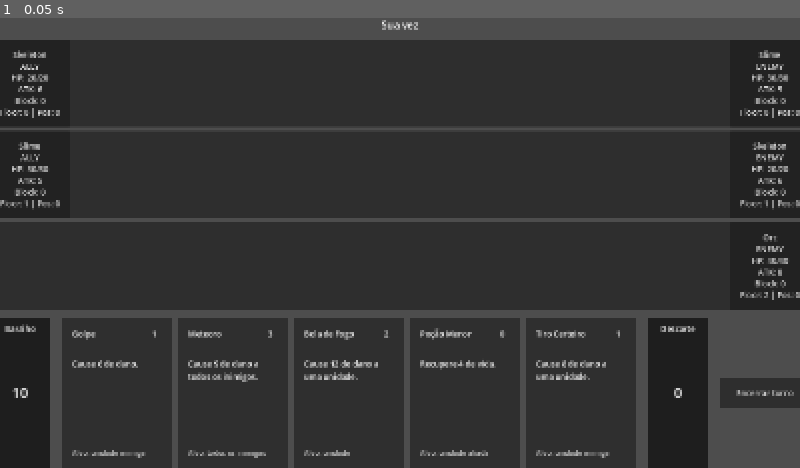
Above: before the commit, frame 1.
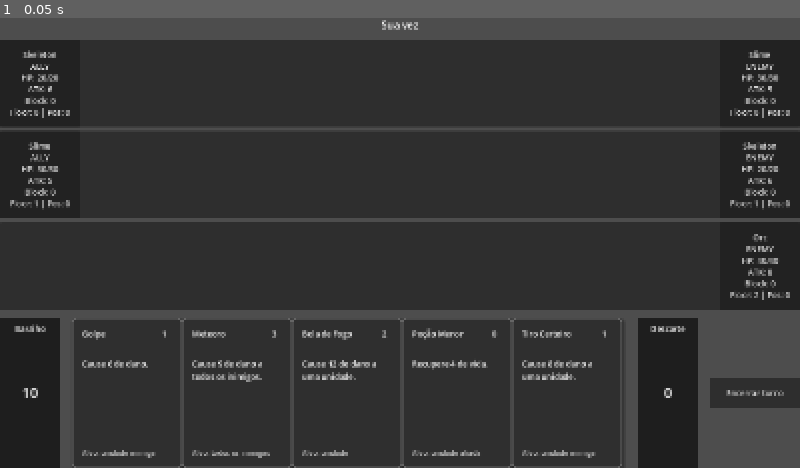
Above: after the commit, the same moment.

Repository: felippe-miguel/be-card
Game: Godot game, scene res://scenes/game.tscn
The game is run twice, just before and just after one commit, with the same random seed, the same clock (stepped at 60 frames per second) and the same inputs.
Inputs:
- Up to frame 1 (0.05 s): no input

The runs differ from the first frame. In frame 1, 7.4% of the frame differs, in the area x 0-100%, y 7-100%.

Commit message:
feat(cartas): limita mao a 7 cartas e organiza layout em leque
Deck.MAX_HAND_SIZE = 7: comprar alem disso nao faz nada, a carta fica
na pilha de compra ate haver espaco na mao.

Cards deixa de ser HBoxContainer (que empurrava cartas pra fora da
tela) e vira um Control simples, posicionado manualmente por
Game.layout_hand(): cartas se espalham da esquerda pra direita e
passam a se sobrepor conforme a mao cresce, sempre cabendo dentro da
area reservada. A carta root do card.tscn ganhou tamanho fixo (era
esticada por ancora, resquicio de um layout antigo) para permitir esse
posicionamento absoluto.

Card ganha borda e sombra leve (StyleBoxFlat num Panel no lugar do
ColorRect de fundo) para diferenciar cartas sobrepostas mesmo sem
interacao. Hover anima escala/posicao (tween curto) e troca a borda
para um destaque dourado sutil. A ordem de empilhamento e controlada
por Game via um contador crescente (next_hand_z_index): cada carta
passada o mouse recebe o maior z_index da mao no momento, entao a
ultima carta hovered permanece por cima mesmo apos o mouse sair dela,
ate a mao ser reconstruida (compra/descarte) ou outra carta ser
hovered. Card.hovered sinaliza isso para Game; Card nao conhece o
z_index de nenhuma outra carta.

Diff:
--- a/scenes/card.tscn
+++ b/scenes/card.tscn
@@ -5,16 +5,11 @@
 [node name="Card" type="Control" unique_id=963816908]
 custom_minimum_size = Vector2(220, 300)
 layout_mode = 3
-anchors_preset = 15
-anchor_right = 1.0
-anchor_bottom = 1.0
-offset_right = -932.0
-offset_bottom = -348.0
-grow_horizontal = 2
-grow_vertical = 2
+offset_right = 220.0
+offset_bottom = 300.0
 script = ExtResource("1_d81rb")
 
-[node name="Background" type="ColorRect" parent="." unique_id=378276793]
+[node name="Background" type="Panel" parent="." unique_id=378276793]
 layout_mode = 1
 anchors_preset = 15
 anchor_right = 1.0
@@ -22,7 +17,6 @@
 grow_horizontal = 2
 grow_vertical = 2
 mouse_filter = 2
-color = Color(0.18359044, 0.18359044, 0.18359044, 1)
 
 [node name="NameLabel" type="Label" parent="." unique_id=918435844]
 layout_mode = 1
--- a/scenes/game.tscn
+++ b/scenes/game.tscn
@@ -58,10 +58,10 @@
 [node name="DeckPileView" parent="Layout/BottomBar" unique_id=300111555 instance=ExtResource("3_pile")]
 layout_mode = 2
 
-[node name="Cards" type="HBoxContainer" parent="Layout/BottomBar" unique_id=856220962]
+[node name="Cards" type="Control" parent="Layout/BottomBar" unique_id=856220962]
+custom_minimum_size = Vector2(0, 300)
 layout_mode = 2
 size_flags_horizontal = 3
-theme_override_constants/separation = 12
 
 [node name="DiscardPileView" parent="Layout/BottomBar" unique_id=300111666 instance=ExtResource("3_pile")]
 layout_mode = 2
--- a/scripts/card.gd
+++ b/scripts/card.gd
@@ -1,6 +1,19 @@
 class_name Card
 extends Control
 
+## Ajuste visual de hover: a carta sob o mouse cresce um pouco, sobe um
+## pouco e ganha um contorno mais claro. A borda/sombra normal já ajuda a
+## perceber a ordem de empilhamento mesmo sem hover.
+const HOVER_SCALE = 1.12
+const HOVER_LIFT = 24.0
+const HOVER_ANIMATION_DURATION = 0.1
+
+const BACKGROUND_COLOR = Color(0.18359044, 0.18359044, 0.18359044, 1)
+const BORDER_COLOR = Color(0.4, 0.4, 0.4, 1)
+const HOVER_BORDER_COLOR = Color(0.95, 0.85, 0.55, 0.9)
+const SHADOW_COLOR = Color(0, 0, 0, 0.3)
+
+@onready var background: Panel = $Background
 @onready var name_label: Label = $NameLabel
 @onready var description_label: Label = $DescriptionLabel
 @onready var cost_label: Label = $CostLabel
@@ -8,7 +21,43 @@
 
 var data: CardData
 
+## Posição de repouso na mão, definida por quem organiza a mão
+## (Game.layout_hand()). O hover anima a partir/para esse valor.
+var rest_position: Vector2 = Vector2.ZERO
+
+var normal_style: StyleBoxFlat
+var hover_style: StyleBoxFlat
+
+var hover_tween: Tween
+
+## Emitido ao entrar o mouse, para quem organiza a mão decidir a ordem de
+## empilhamento (ver Game._on_card_hovered()) — a carta em si não sabe
+## z-index de nenhuma outra carta.
+signal hovered(card: Card)
 signal played(card: Card)
+
+func _ready() -> void:
+	pivot_offset = size / 2.0
+
+	normal_style = build_style(BORDER_COLOR, 2)
+	hover_style = build_style(HOVER_BORDER_COLOR, 3)
+	background.add_theme_stylebox_override("panel", normal_style)
+
+	mouse_entered.connect(_on_mouse_entered)
+	mouse_exited.connect(_on_mouse_exited)
+
+func build_style(border_color: Color, border_width: int) -> StyleBoxFlat:
+	var style = StyleBoxFlat.new()
+
+	style.bg_color = BACKGROUND_COLOR
+	style.set_border_width_all(border_width)
+	style.border_color = border_color
+	style.set_corner_radius_all(8)
+	style.shadow_color = SHADOW_COLOR
+	style.shadow_size = 6
+	style.shadow_offset = Vector2(3, 4)
+
+	return style
 
 func setup(card_data: CardData) -> void:
 	data = card_data
@@ -17,6 +66,40 @@
 	cost_label.text = str(data.cost)
 	target_label.text = "Alvo: " + data.get_target_description()
 
+## Define a posição de repouso da carta na mão. Não mexe em z_index —
+## quem controla a ordem de empilhamento é Game (ver bring_to_front()).
+func set_hand_position(new_position: Vector2, z: int) -> void:
+	rest_position = new_position
+
+	position = new_position
+	z_index = z
+
+## Traz a carta para o topo da pilha, permanentemente (até a mão ser
+## reconstruída), sem mexer em posição/escala.
+func bring_to_front(z: int) -> void:
+	z_index = z
+
+func _on_mouse_entered() -> void:
+	background.add_theme_stylebox_override("panel", hover_style)
+
+	hovered.emit(self)
+
+	animate_to(rest_position - Vector2(0, HOVER_LIFT), HOVER_SCALE)
+
+func _on_mouse_exited() -> void:
+	background.add_theme_stylebox_override("panel", normal_style)
+
+	animate_to(rest_position, 1.0)
+
+func animate_to(target_position: Vector2, target_scale: float) -> void:
+	if hover_tween != null:
+		hover_tween.kill()
+
+	hover_tween = create_tween()
+	hover_tween.set_parallel(true)
+	hover_tween.tween_property(self, "position", target_position, HOVER_ANIMATION_DURATION)
+	hover_tween.tween_property(self, "scale", Vector2(target_scale, target_scale), HOVER_ANIMATION_DURATION)
+
 func _gui_input(event: InputEvent) -> void:
 	if event is InputEventMouseButton:
 		if event.button_index == MOUSE_BUTTON_LEFT and event.pressed:
--- a/scripts/deck.gd
+++ b/scripts/deck.gd
@@ -5,6 +5,10 @@
 ## Toda carta do CardDatabase entra na pilha de compra ao iniciar.
 
 signal changed
+
+## Limite de cartas na mão. Compras além disso não acontecem; as cartas
+## permanecem na pilha de compra até haver espaço na mão.
+const MAX_HAND_SIZE = 7
 
 var draw_pile: Array[CardData] = []
 var discard_pile: Array[CardData] = []
@@ -21,6 +25,10 @@
 	changed.emit()
 
 func draw_single_card() -> void:
+	if hand.size() >= MAX_HAND_SIZE:
+		print("Mão cheia (", MAX_HAND_SIZE, ") - carta não comprada.")
+		return
+
 	if draw_pile.is_empty():
 		reshuffle_discard_into_draw_pile()
 
--- a/scripts/game.gd
+++ b/scripts/game.gd
@@ -1,6 +1,6 @@
 extends Control
 
-@onready var card_container: HBoxContainer = $Layout/BottomBar/Cards
+@onready var card_container: Control = $Layout/BottomBar/Cards
 @onready var floors_container: VBoxContainer = $Layout/Floors
 @onready var end_turn_button: Button = $Layout/BottomBar/EndTurnButton
 @onready var result_label: Label = $Layout/ResultLabel
@@ -19,8 +19,23 @@
 
 var pending_card: Card = null
 
+## Próximo z_index a dar para uma carta ao ser passada o mouse por cima,
+## sempre maior que qualquer z_index já distribuído nesta mão — assim a
+## última carta a receber hover permanece por cima, mesmo em repouso, até
+## outra carta ser passada o mouse ou a mão ser reconstruída.
+var next_hand_z_index: int = 0
+
 const STARTING_HAND_SIZE = 5
 const CARDS_DRAWN_PER_TURN = 2
+
+## Layout da mão (Cards é um Control simples, não um HBoxContainer, para
+## poder sobrepor cartas em vez de deixá-las vazar da tela quando a mão
+## está cheia). HAND_CARD_WIDTH deve bater com custom_minimum_size.x do
+## card.tscn. HAND_AREA_WIDTH é o espaço que Cards recebe dentro de
+## BottomBar (ajustado à mão para o layout atual dessa barra).
+const HAND_CARD_WIDTH = 220.0
+const HAND_CARD_GAP = 20.0
+const HAND_AREA_WIDTH = 1100.0
 
 const GAME_STATE_LABELS = {
 	GameState.State.PLAYER_ACTION: "Sua vez",
@@ -158,12 +173,50 @@
 	for child in card_container.get_children():
 		child.queue_free()
 
+	var card_views: Array[Card] = []
+
 	for card_data in deck.hand:
 		var card = preload("res://scenes/card.tscn").instantiate()
 
 		card_container.add_child(card)
 		card.setup(card_data)
 		card.played.connect(_on_card_played)
+
+		card_views.append(card)
+
+	layout_hand(card_views)
+
+## Posiciona as cartas da mão da esquerda para a direita, sobrepondo-as
+## quando não há espaço suficiente para separá-las por completo. A carta
+## mais à direita fica com o maior z_index (por cima) em repouso; passar
+## o mouse sobre qualquer carta a traz para o topo permanentemente (ver
+## _on_card_hovered()), até a mão ser reconstruída.
+func layout_hand(card_views: Array[Card]) -> void:
+	var count = card_views.size()
+
+	next_hand_z_index = count
+
+	if count == 0:
+		return
+
+	var step = HAND_CARD_WIDTH + HAND_CARD_GAP
+
+	if count > 1:
+		var max_step = (HAND_AREA_WIDTH - HAND_CARD_WIDTH) / float(count - 1)
+		step = min(step, max_step)
+
+	for i in range(count):
+		card_views[i].set_hand_position(Vector2(i * step, 0), i)
+		card_views[i].hovered.connect(_on_card_hovered)
+
+## Traz a carta passada o mouse para o topo da pilha de forma permanente
+## (até a mão ser reconstruída): cada hover recebe um z_index maior que
+## qualquer um já distribuído, então a última carta passada o mouse
+## continua por cima mesmo depois de o mouse sair dela.
+func _on_card_hovered(card: Card) -> void:
+	card.bring_to_front(next_hand_z_index)
+
+	next_hand_z_index += 1
 
 func setup_units() -> void:
 	for battle_floor in battle_state.battlefield.floors:
